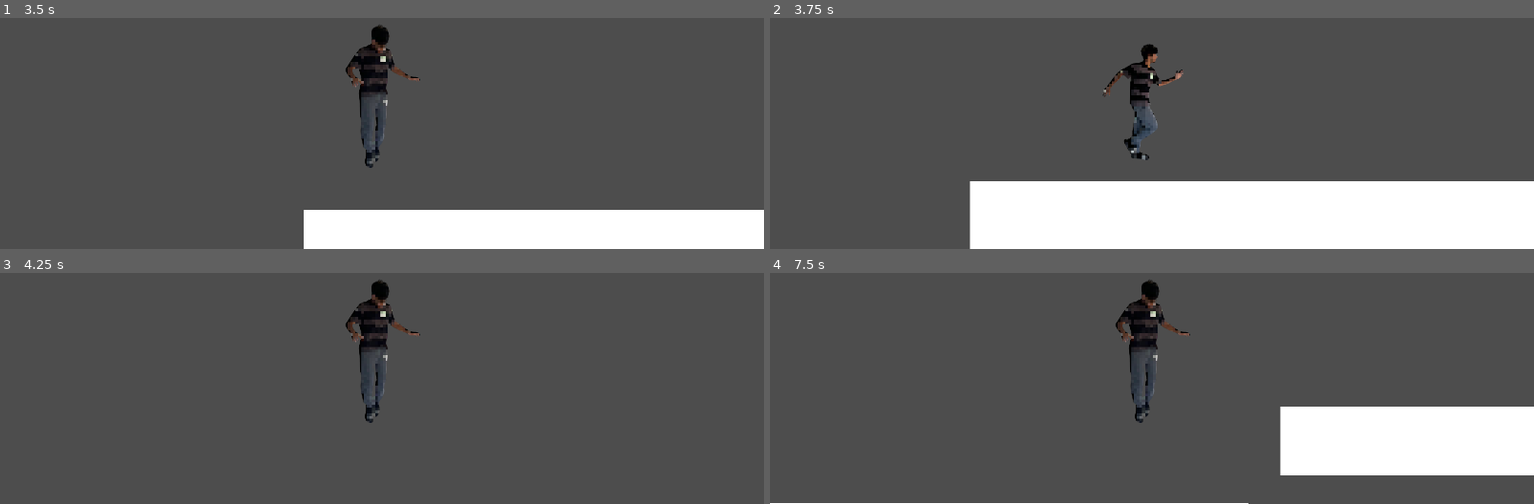
Above: before the commit, frames 1-4 (two rows, left to right).
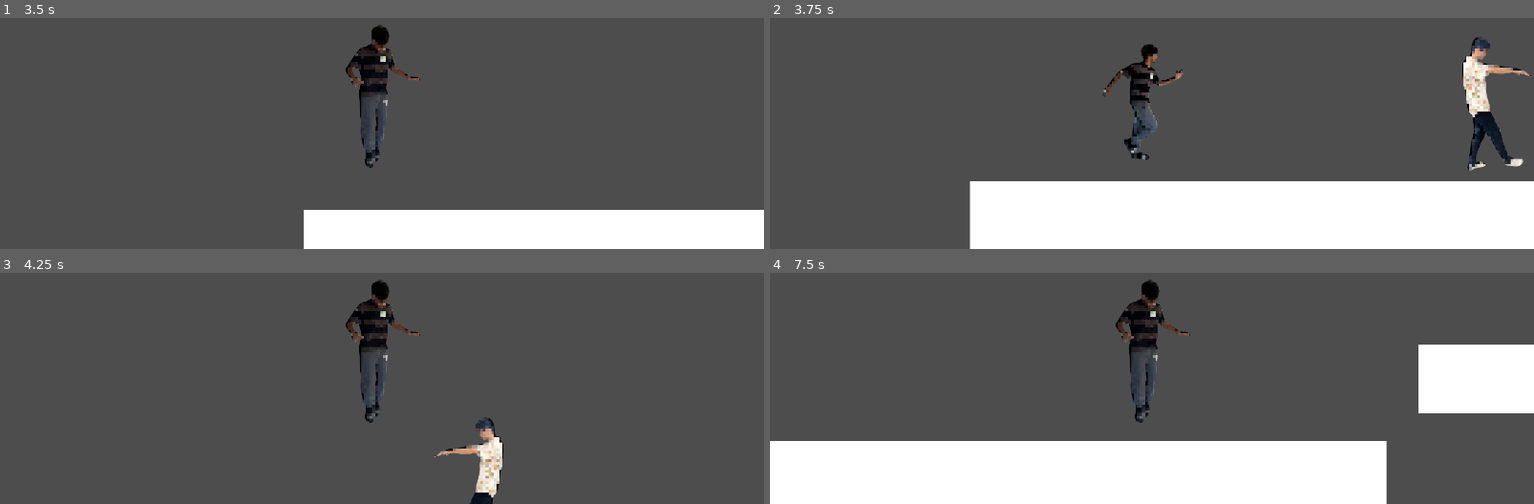
Above: after the commit, the same moments.

Repository: awadui/awesomeplatformer
Game: Godot game, scene res://Scenes/world.tscn
The game is run twice, just before and just after one commit, with the same random seed, the same clock (stepped at 60 frames per second) and the same inputs.
Inputs:
- Up to frame 1 (3.5 s): hold D (move_right ) 0.53-2.03 s; tap Space (jump) at 0.77, 1.52, 3.02 s; hold A (move_left) 2.03-2.78 s; hold D (move_right ) from 2.78 s (still down)
- Up to frame 2 (3.75 s): keep holding D (move_right )
- Up to frame 3 (4.25 s): keep holding D (move_right ); tap Space (jump) at 3.77 s
- Up to frame 4 (7.5 s): release D (move_right ) at 4.28 s; hold A (move_left) 4.28-5.03 s; tap Space (jump) at 4.52, 6.02, 6.77 s; hold D (move_right ) 5.03-5.78 s; hold A (move_left) 5.78-7.28 s; tap Enter at 7.25 s; hold D (move_right ) from 7.28 s (still down)

Frame 1 is identical in both runs. In frame 2, 1.7% of the frame differs, in the area x 90-100%, y 8-67%; in frame 3, 1.1%; in frame 4, 31%, in the area x 0-100%, y 30-100%.

Commit message:
added enemy stuff
i hate people named Awad Haque

Diff:
--- /dev/null
+++ b/awesomeplatformer/Scenes/enemy.gd
@@ -0,0 +1,40 @@
+extends CharacterBody2D
+
+@export var speed: float = 100.0
+@export var patrol_distance: float = 200.0
+@export var pause_time: float = 2.0
+
+var direction: int = 1
+var start_position: Vector2
+var moving: bool = true
+
+@onready var pause_timer: Timer = $Timer
+@onready var sprite = $Sprite2D
+
+func _ready():
+	start_position = global_position
+	pause_timer.wait_time = pause_time
+	pause_timer.connect("timeout", Callable(self, "_on_pause_timeout"))
+
+func _physics_process(delta: float) -> void:
+	if moving:
+		velocity.x = direction * speed
+		move_and_slide()
+
+		$Sprite2D.flip_h = direction < 0
+
+		var distance = abs(global_position.x - start_position.x)
+		if distance >= patrol_distance:
+			_pause_and_turn()
+
+	else:
+		velocity.x = 0
+		move_and_slide()
+
+func _pause_and_turn():
+	moving = false
+	pause_timer.start()
+
+func _on_pause_timeout():
+	direction *= -1
+	moving = true
--- a/awesomeplatformer/Scenes/enemy.tscn
+++ b/awesomeplatformer/Scenes/enemy.tscn
@@ -1,14 +1,197 @@
-[gd_scene load_steps=2 format=3 uid="uid://bvvxidrk286my"]
+[gd_scene load_steps=10 format=3 uid="uid://bvvxidrk286my"]
 
+[ext_resource type="Script" uid="uid://b4xx2t0ujpqm6" path="res://Scenes/enemy.gd" id="1_1f0kj"]
 [ext_resource type="Texture2D" uid="uid://4toxhg1leuqw" path="res://assets/textures/enemy_idle.png" id="1_hghv2"]
+[ext_resource type="Texture2D" uid="uid://c524pqps0ctr8" path="res://assets/textures/enemy_walk.png" id="3_afpow"]
+
+[sub_resource type="CapsuleShape2D" id="CapsuleShape2D_hghv2"]
+height = 116.0
+
+[sub_resource type="RectangleShape2D" id="RectangleShape2D_1f0kj"]
+size = Vector2(37, 8)
+
+[sub_resource type="Animation" id="Animation_287tu"]
+resource_name = "idle_enemy"
+tracks/0/type = "value"
+tracks/0/imported = false
+tracks/0/enabled = true
+tracks/0/path = NodePath("Sprite2D:texture")
+tracks/0/interp = 1
+tracks/0/loop_wrap = true
+tracks/0/keys = {
+"times": PackedFloat32Array(0),
+"transitions": PackedFloat32Array(1),
+"update": 1,
+"values": [ExtResource("1_hghv2")]
+}
+tracks/1/type = "value"
+tracks/1/imported = false
+tracks/1/enabled = true
+tracks/1/path = NodePath("Sprite2D:hframes")
+tracks/1/interp = 1
+tracks/1/loop_wrap = true
+tracks/1/keys = {
+"times": PackedFloat32Array(0),
+"transitions": PackedFloat32Array(1),
+"update": 1,
+"values": [1]
+}
+tracks/2/type = "value"
+tracks/2/imported = false
+tracks/2/enabled = true
+tracks/2/path = NodePath("Sprite2D:vframes")
+tracks/2/interp = 1
+tracks/2/loop_wrap = true
+tracks/2/keys = {
+"times": PackedFloat32Array(0),
+"transitions": PackedFloat32Array(1),
+"update": 1,
+"values": [1]
+}
+tracks/3/type = "value"
+tracks/3/imported = false
+tracks/3/enabled = true
+tracks/3/path = NodePath("Sprite2D:frame")
+tracks/3/interp = 1
+tracks/3/loop_wrap = true
+tracks/3/keys = {
+"times": PackedFloat32Array(0),
+"transitions": PackedFloat32Array(1),
+"update": 1,
+"values": [0]
+}
+
+[sub_resource type="Animation" id="Animation_0830c"]
+length = 0.001
+tracks/0/type = "value"
+tracks/0/imported = false
+tracks/0/enabled = true
+tracks/0/path = NodePath("Sprite2D:texture")
+tracks/0/interp = 1
+tracks/0/loop_wrap = true
+tracks/0/keys = {
+"times": PackedFloat32Array(0),
+"transitions": PackedFloat32Array(1),
+"update": 1,
+"values": [ExtResource("1_hghv2")]
+}
+tracks/1/type = "value"
+tracks/1/imported = false
+tracks/1/enabled = true
+tracks/1/path = NodePath("Sprite2D:hframes")
+tracks/1/interp = 1
+tracks/1/loop_wrap = true
+tracks/1/keys = {
+"times": PackedFloat32Array(0),
+"transitions": PackedFloat32Array(1),
+"update": 1,
+"values": [1]
+}
+tracks/2/type = "value"
+tracks/2/imported = false
+tracks/2/enabled = true
+tracks/2/path = NodePath("Sprite2D:vframes")
+tracks/2/interp = 1
+tracks/2/loop_wrap = true
+tracks/2/keys = {
+"times": PackedFloat32Array(0),
+"transitions": PackedFloat32Array(1),
+"update": 1,
+"values": [1]
+}
+tracks/3/type = "value"
+tracks/3/imported = false
+tracks/3/enabled = true
+tracks/3/path = NodePath("Sprite2D:frame")
+tracks/3/interp = 1
+tracks/3/loop_wrap = true
+tracks/3/keys = {
+"times": PackedFloat32Array(0),
+"transitions": PackedFloat32Array(1),
+"update": 1,
+"values": [0]
+}
+
+[sub_resource type="Animation" id="Animation_ghaa6"]
+resource_name = "walk_enemy"
+loop_mode = 1
+tracks/0/type = "value"
+tracks/0/imported = false
+tracks/0/enabled = true
+tracks/0/path = NodePath("Sprite2D:texture")
+tracks/0/interp = 1
+tracks/0/loop_wrap = true
+tracks/0/keys = {
+"times": PackedFloat32Array(0, 0.033333335),
+"transitions": PackedFloat32Array(1, 1),
+"update": 1,
+"values": [ExtResource("3_afpow"), ExtResource("3_afpow")]
+}
+tracks/1/type = "value"
+tracks/1/imported = false
+tracks/1/enabled = true
+tracks/1/path = NodePath("Sprite2D:hframes")
+tracks/1/interp = 1
+tracks/1/loop_wrap = true
+tracks/1/keys = {
+"times": PackedFloat32Array(0),
+"transitions": PackedFloat32Array(1),
+"update": 1,
+"values": [1]
+}
+tracks/2/type = "value"
+tracks/2/imported = false
+tracks/2/enabled = true
+tracks/2/path = NodePath("Sprite2D:frame")
+tracks/2/interp = 1
+tracks/2/loop_wrap = true
+tracks/2/keys = {
+"times": PackedFloat32Array(0),
+"transitions": PackedFloat32Array(1),
+"update": 1,
+"values": [0]
+}
+tracks/3/type = "value"
+tracks/3/imported = false
+tracks/3/enabled = true
+tracks/3/path = NodePath("Sprite2D:vframes")
+tracks/3/interp = 1
+tracks/3/loop_wrap = true
+tracks/3/keys = {
+"times": PackedFloat32Array(0.033333335),
+"transitions": PackedFloat32Array(1),
+"update": 1,
+"values": [1]
+}
+
+[sub_resource type="AnimationLibrary" id="AnimationLibrary_1dp5w"]
+_data = {
+&"RESET": SubResource("Animation_0830c"),
+&"idle_enemy": SubResource("Animation_287tu"),
+&"walk_enemy": SubResource("Animation_ghaa6")
+}
 
 [node name="Enemy" type="CharacterBody2D"]
+position = Vector2(-183, -146)
+script = ExtResource("1_1f0kj")
 
 [node name="Sprite2D" type="Sprite2D" parent="."]
-position = Vector2(194, 71)
+position = Vector2(194, 79)
 scale = Vector2(0.25, 0.25)
 texture = ExtResource("1_hghv2")
 
 [node name="CollisionShape2D" type="CollisionShape2D" parent="."]
+position = Vector2(184, 88)
+shape = SubResource("CapsuleShape2D_hghv2")
+
+[node name="CollisionShape2D2" type="CollisionShape2D" parent="."]
+position = Vector2(206.5, 54)
+shape = SubResource("RectangleShape2D_1f0kj")
 
 [node name="Timer" type="Timer" parent="."]
+
+[node name="AnimationPlayer" type="AnimationPlayer" parent="."]
+libraries = {
+&"": SubResource("AnimationLibrary_1dp5w")
+}
+autoplay = "walk_enemy"
--- a/awesomeplatformer/Scenes/world.tscn
+++ b/awesomeplatformer/Scenes/world.tscn
@@ -1,6 +1,7 @@
-[gd_scene load_steps=4 format=3 uid="uid://bghvjmrb6tdgw"]
+[gd_scene load_steps=5 format=3 uid="uid://bghvjmrb6tdgw"]
 
 [ext_resource type="PackedScene" uid="uid://rur7a3bnxgkm" path="res://Scenes/player.tscn" id="1_a02cp"]
+[ext_resource type="PackedScene" uid="uid://bvvxidrk286my" path="res://Scenes/enemy.tscn" id="2_go701"]
 
 [sub_resource type="QuadMesh" id="QuadMesh_a02cp"]
 
@@ -34,3 +35,6 @@
 [node name="CollisionShape2D" type="CollisionShape2D" parent="Platform2"]
 position = Vector2(0, -0.5)
 shape = SubResource("RectangleShape2D_go701")
+
+[node name="Enemy" parent="." instance=ExtResource("2_go701")]
+position = Vector2(476, -81)
Not shown, added: awesomeplatformer/Scenes/enemy.gd.uid
